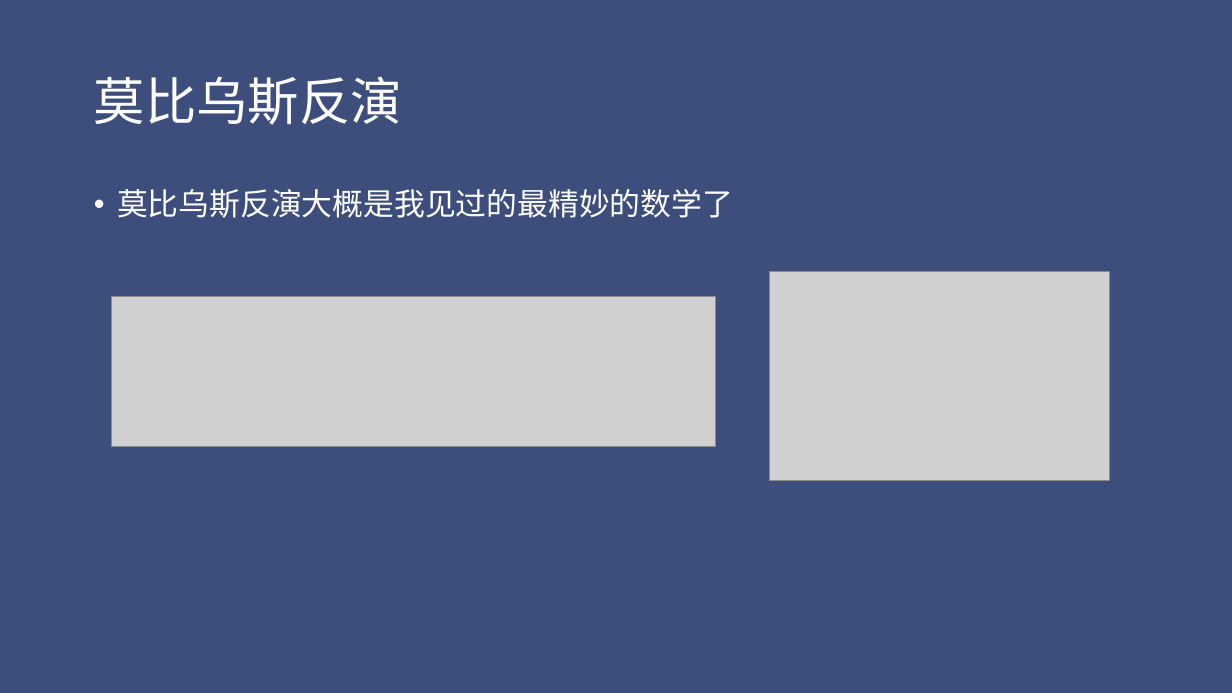
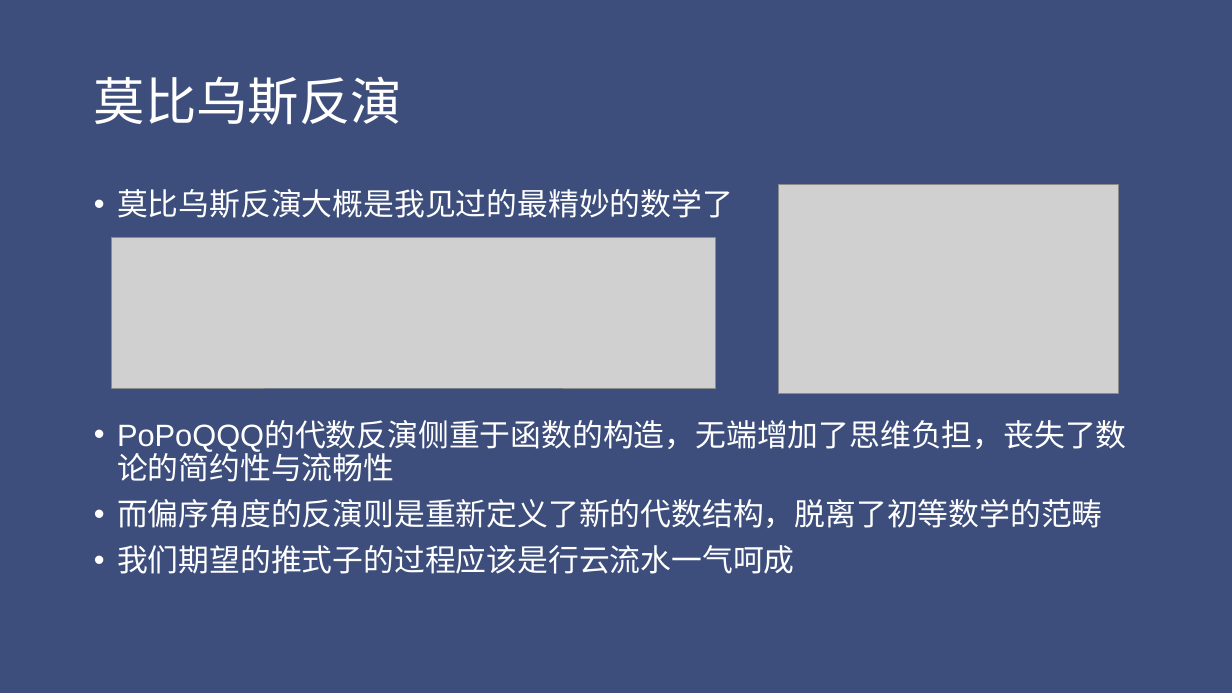
Before and after one commit to Chty-syq/OIblog, a slide deck: slide 22 of file/数论函数篇.pptx. Drawn at 1232x693 pixels with LibreOffice and Linux fonts; fonts in the diff are those of the drawing; grey boxes stand for pictures. Boxes give left, top, right and bottom in pixels: in the first picture for what was removed or moved away, otherwise in the second. Text is boxed around its words. In the diff, an @@ line names an element or a change of style, - is before the commit and + after.

```diff
--- a/file/数论函数篇.pptx
+++ b/file/数论函数篇.pptx
@@ picture: place and size @@
-picture at [769, 272, 1110, 481]
+picture at [778, 185, 1119, 394]
@@ picture: place and size @@
-picture at [112, 297, 716, 447]
+picture at [112, 238, 716, 388]
@@ text at [117, 421, 1127, 574]: paragraphs added @@
+• PoPoQQQ的代数反演侧重于函数的构造，无端增加了思维负担，丧失了数论的简约性与流畅性
+• 而偏序角度的反演则是重新定义了新的代数结构，脱离了初等数学的范畴
+• 我们期望的推式子的过程应该是行云流水一气呵成
```
Also in this commit, not shown: 3 other slides changed, 5 slides added, 3 other files.
